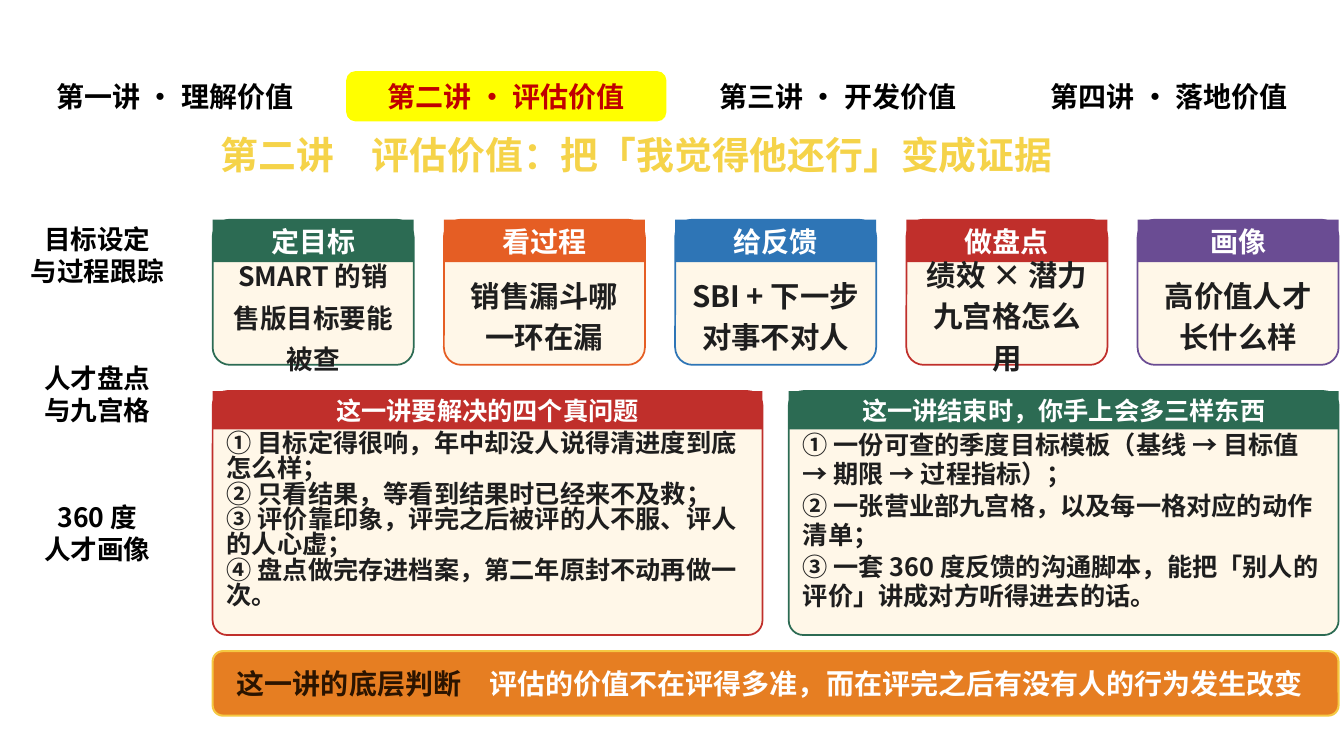
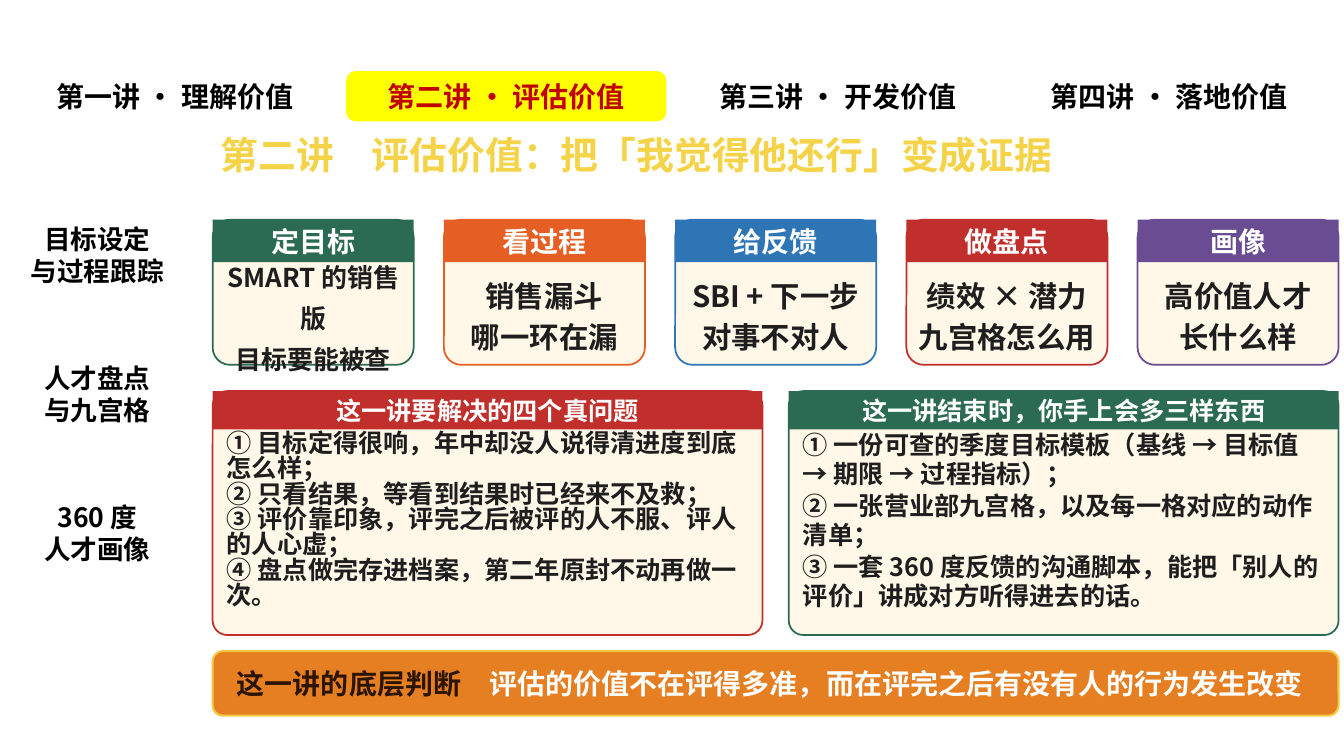
Before and after one commit to caixinyu2017-star/xixi, a slide deck: slide 19 of 管理技能课-价值与开发.pptx. Drawn at 1344x756 pixels with LibreOffice and Linux fonts; fonts in the diff are those of the drawing; background and template pictures are left out. Boxes give left, top, right and bottom in pixels: in the first picture for what was removed or moved away, otherwise in the second. Text is boxed around its words. In the diff, an @@ line names an element or a change of style, - is before the commit and + after.

```diff
--- a/管理技能课-价值与开发.pptx
+++ b/管理技能课-价值与开发.pptx
@@ text at box(227, 260, 399, 376): text changed; size 19 to 18.5 pt @@
-SMART 的销售版目标要能被查
+SMART 的销售版
+目标要能被查
@@ text at box(471, 282, 618, 351): spaces changed @@
-销售漏斗哪一环在漏
+销售漏斗
+哪一环在漏
@@ text at box(919, 282, 1095, 351): spaces changed @@
-绩效 × 潜力九宫格怎么用
+绩效 × 潜力
+九宫格怎么用
```
Also in this commit, not shown: 8 other slides changed, 8 other files.
